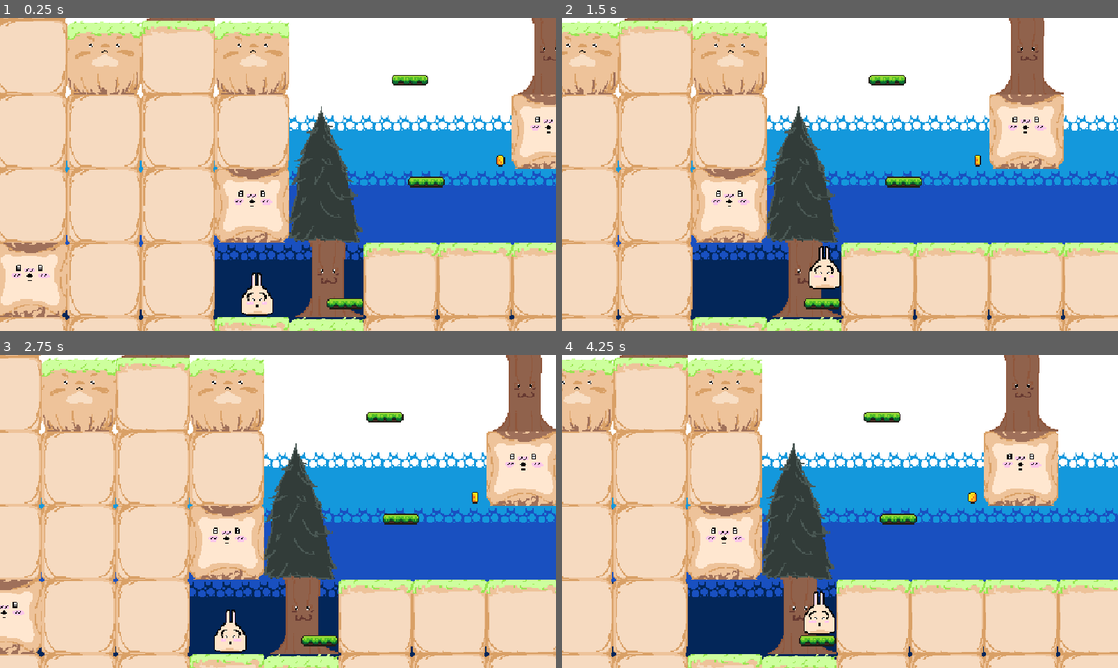
Above: before the commit, frames 1-4 (two rows, left to right).
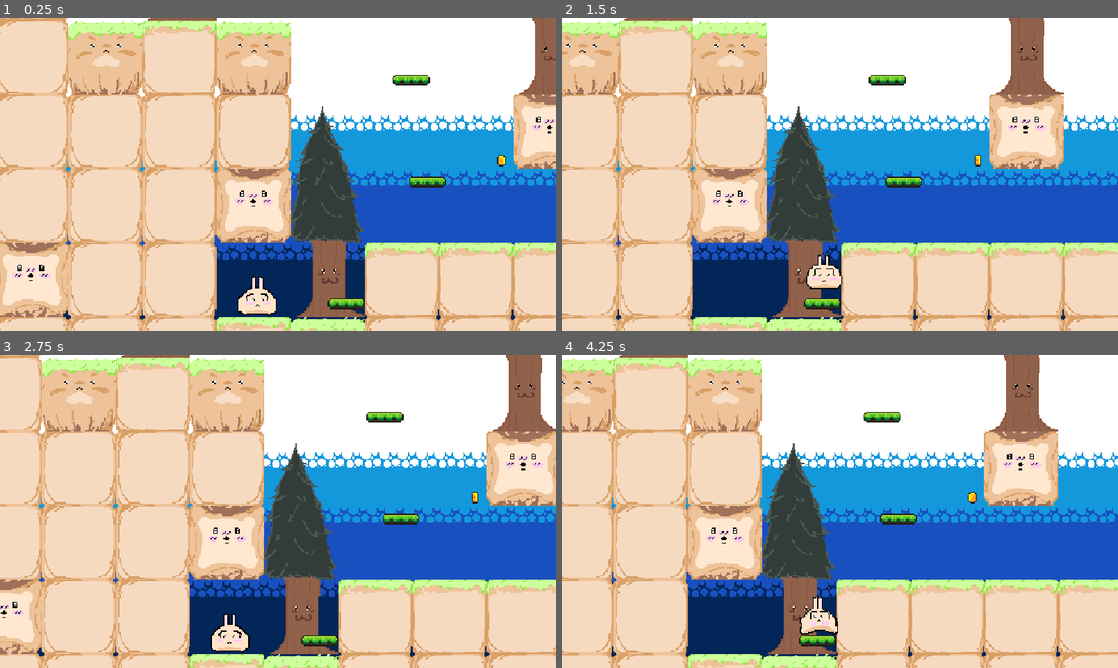
Above: after the commit, the same moments.

Repository: jacobyfung-tech/Godot-Thing
Game: Godot game, scene res://Game.tscn
Same seed, same stepped clock (60 frames per second), same inputs: the game is played once before the commit and once after it.
Inputs:
- Up to frame 1 (0.25 s): no input
- Up to frame 2 (1.5 s): tap Enter (ui_accept) at 0.5, 0.6, 0.77, 1.07, 1.35 s; hold D (ui_right) from 0.53 s (still down)
- Up to frame 3 (2.75 s): tap Enter (ui_accept) at 1.52, 1.82, 2.1 s; release D (ui_right) at 2.03 s; hold A (ui_left) from 2.03 s (still down)
- Up to frame 4 (4.25 s): release A (ui_left) at 2.78 s; hold D (ui_right) from 2.78 s (still down); tap Enter (ui_accept) at 2.85, 3.02, 3.32, 3.6, 3.77, 4.07 s

The runs differ from the first frame. In frame 1, 7.9% of the frame differs, in the area x 0-100%, y 0-100%; in frame 2, 0.6%; in frame 3, 0.3%; in frame 4, 0.4%.

Commit message:
jumping animations:

Diff:
--- a/Game.tscn
+++ b/Game.tscn
@@ -281,7 +281,7 @@
 [node name="Game" type="Node2D" unique_id=479609014]
 
 [node name="Player" parent="." unique_id=1707168222 instance=ExtResource("1_wbfu4")]
-position = Vector2(-92, 51)
+position = Vector2(-93, 39)
 
 [node name="Camera2D" type="Camera2D" parent="Player" unique_id=332405614]
 position = Vector2(18, -11)
--- a/Player.tscn
+++ b/Player.tscn
@@ -24,6 +24,18 @@
 [sub_resource type="AtlasTexture" id="AtlasTexture_5ncpa"]
 atlas = ExtResource("2_e80uo")
 region = Rect2(64, 64, 64, 64)
+
+[sub_resource type="AtlasTexture" id="AtlasTexture_efikj"]
+atlas = ExtResource("2_e80uo")
+region = Rect2(0, 128, 64, 64)
+
+[sub_resource type="AtlasTexture" id="AtlasTexture_itxgx"]
+atlas = ExtResource("2_e80uo")
+region = Rect2(64, 128, 64, 64)
+
+[sub_resource type="AtlasTexture" id="AtlasTexture_cgsek"]
+atlas = ExtResource("2_e80uo")
+region = Rect2(0, 0, 64, 64)
 
 [sub_resource type="AtlasTexture" id="AtlasTexture_wi0c6"]
 atlas = ExtResource("2_e80uo")
@@ -85,6 +97,20 @@
 }, {
 "frames": [{
 "duration": 1.0,
+"texture": SubResource("AtlasTexture_efikj")
+}, {
+"duration": 1.0,
+"texture": SubResource("AtlasTexture_itxgx")
+}, {
+"duration": 1.0,
+"texture": SubResource("AtlasTexture_cgsek")
+}],
+"loop": 1,
+"name": &"idle",
+"speed": 5.0
+}, {
+"frames": [{
+"duration": 1.0,
 "texture": SubResource("AtlasTexture_wi0c6")
 }, {
 "duration": 1.0,
@@ -132,9 +158,7 @@
 z_index = 5
 position = Vector2(-1, -12)
 sprite_frames = SubResource("SpriteFrames_3mrqo")
-animation = &"mid"
-frame = 2
-frame_progress = 0.049895935
+animation = &"idle"
 
 [node name="CollisionShape2D" type="CollisionShape2D" parent="." unique_id=61230756]
 z_index = 5
--- a/brackeys_platformer_assets/player.gd
+++ b/brackeys_platformer_assets/player.gd
@@ -1,6 +1,8 @@
 extends CharacterBody2D
 
 @onready var anim_sprite: AnimatedSprite2D = $AnimatedSprite2D
+
+var lastGround = false
 const SPEED = 130.0
 const JUMP_VELOCITY = -300.0
 
@@ -74,6 +76,9 @@
 	#print("@beat end")
 	pass
 
+
+
+
 func _physics_process(delta: float) -> void:
 	elapsed = (Time.get_ticks_msec()/1000.0 - start_time)-offset
 	#print(elapsed)
@@ -128,6 +133,7 @@
 			jumpMult = LIMIT
 
 		velocity.y = JUMP_VELOCITY * jumpMult
+		anim_sprite.play("upping")
 
 	# Get the input direction and handle the movement/deceleration.
 	# As good practice, you should replace UI actions with custom gameplay actions.
@@ -143,4 +149,20 @@
 	else:
 		velocity.x = move_toward(velocity.x, 0, SPEED)
 
+
+	if !anim_sprite.is_playing() and !is_on_floor():
+		anim_sprite.play("mid")
+
+
+
+
 	move_and_slide()
+	if is_on_floor() && !lastGround:
+		print("Start goofy")
+		lastGround = is_on_floor()
+		anim_sprite.play("downing")
+	elif !anim_sprite.is_playing():
+		anim_sprite.play("idle")
+
+
+	lastGround = is_on_floor()
